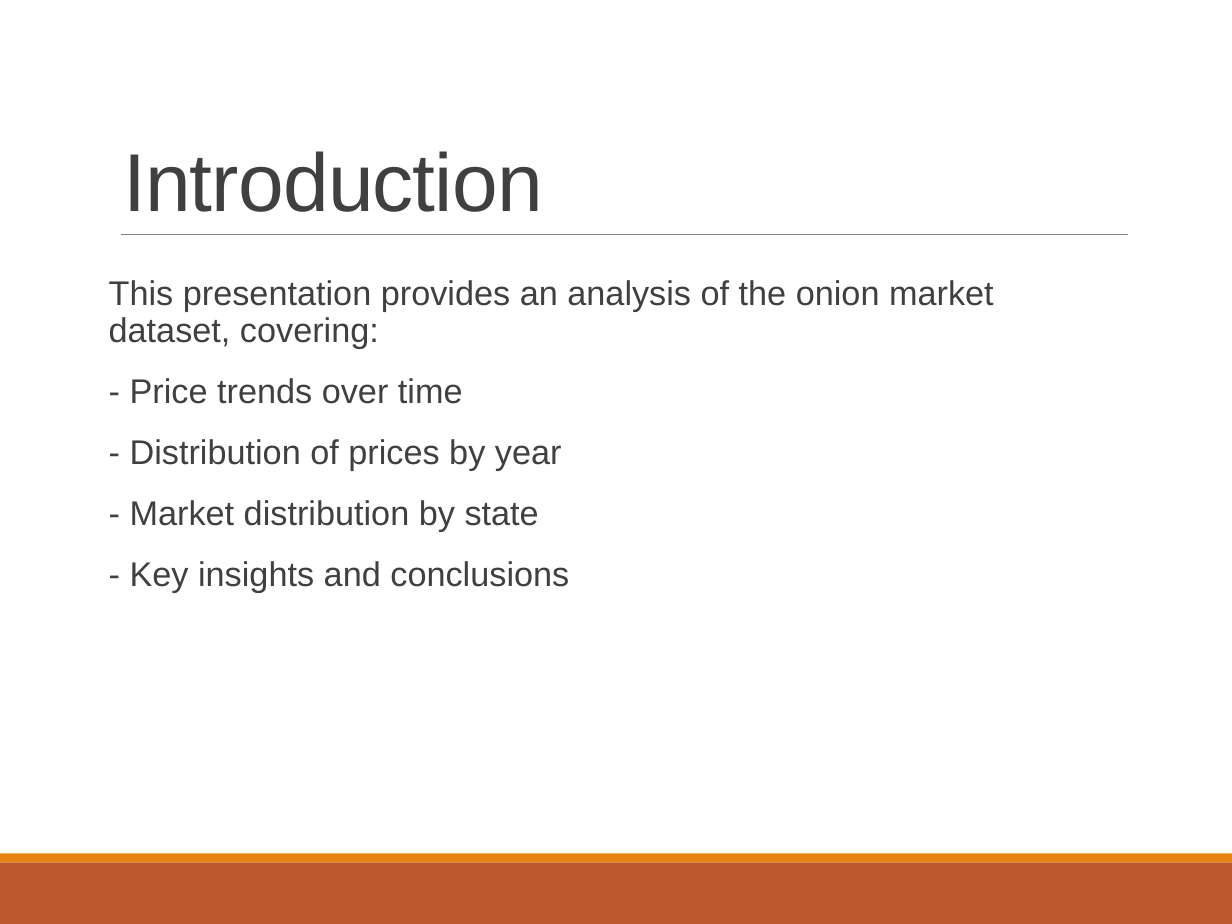
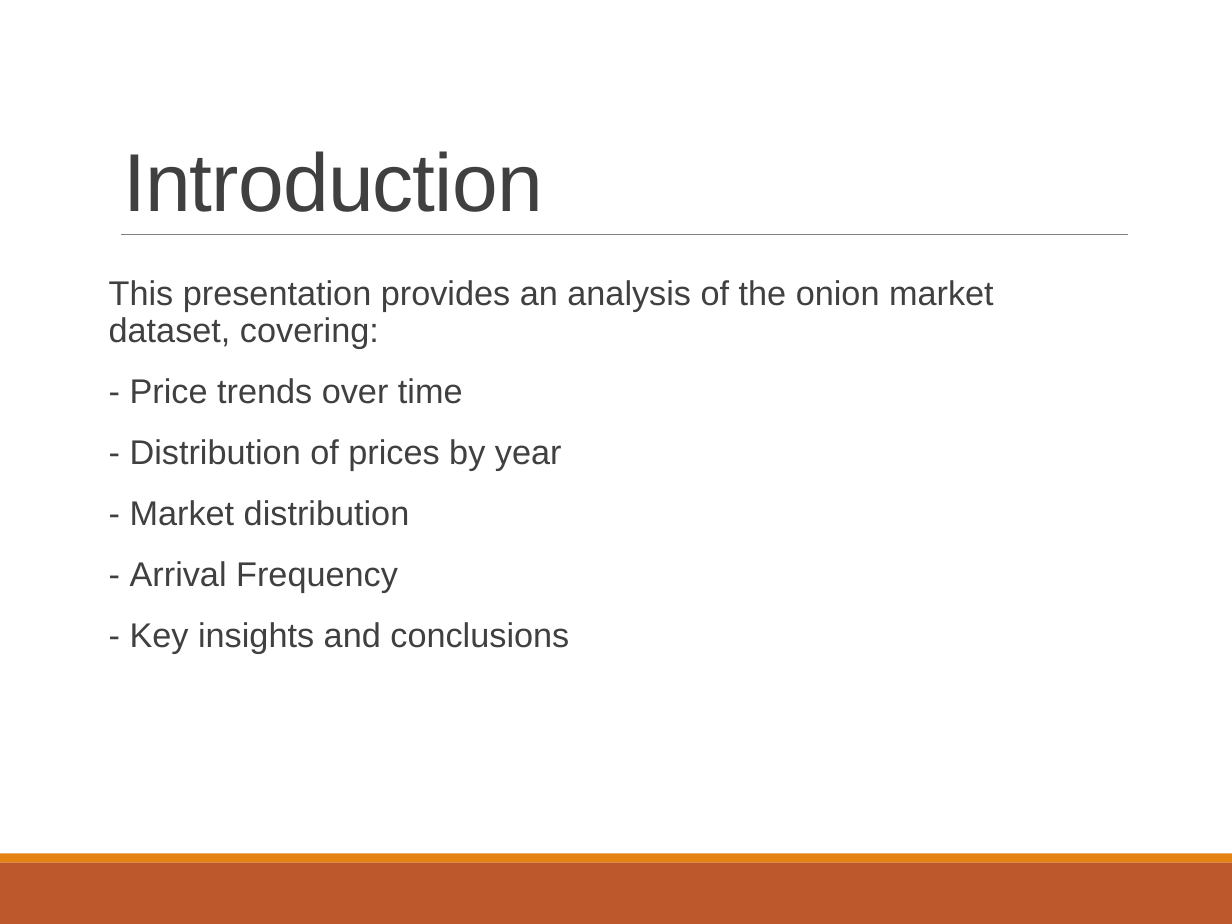
Before and after one commit to BharadwajKollepara/DataAnalyticsProjects, a slide deck: slide 2 of 1.Indian_Government_Dataset_Analysis/Indian_Government_Dataset_Analysis.pptx. Drawn at 1232x924 pixels with LibreOffice and Linux fonts; fonts in the diff are those of the drawing. Boxes give left, top, right and bottom in pixels: in the first picture for what was removed or moved away, otherwise in the second. Text is boxed around its words. In the diff, an @@ line names an element or a change of style, - is before the commit and + after.

```diff
--- a/1.Indian_Government_Dataset_Analysis/Indian_Government_Dataset_Analysis.pptx
+++ b/1.Indian_Government_Dataset_Analysis/Indian_Government_Dataset_Analysis.pptx
@@ text at <box>130,500,410,592</box>: text changed @@
-  - Market distribution by state
+  - Market distribution
+  - Arrival Frequency
```
Also in this commit, not shown: 1 other slide changed, 4 slides added, 1 slide removed.
